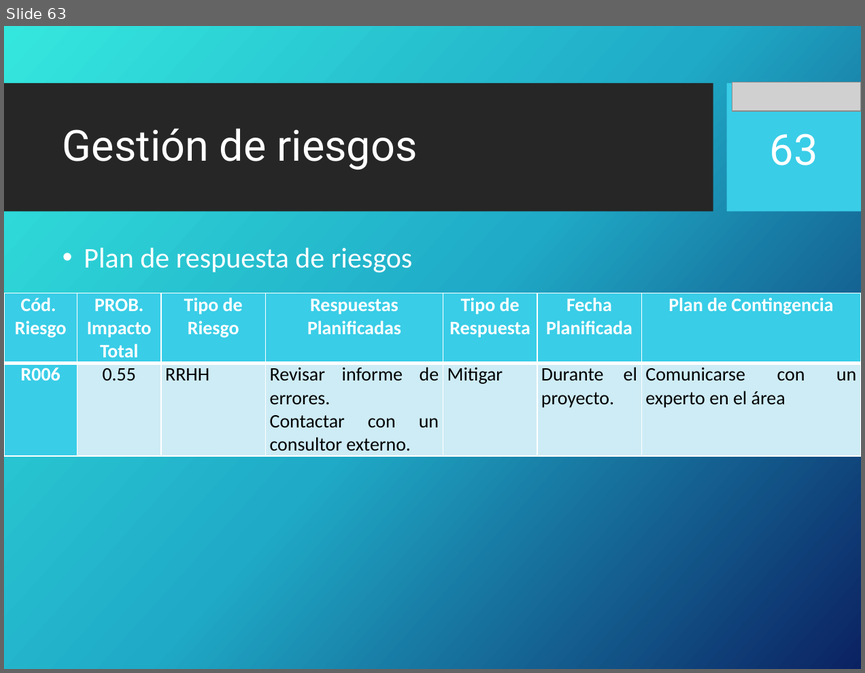
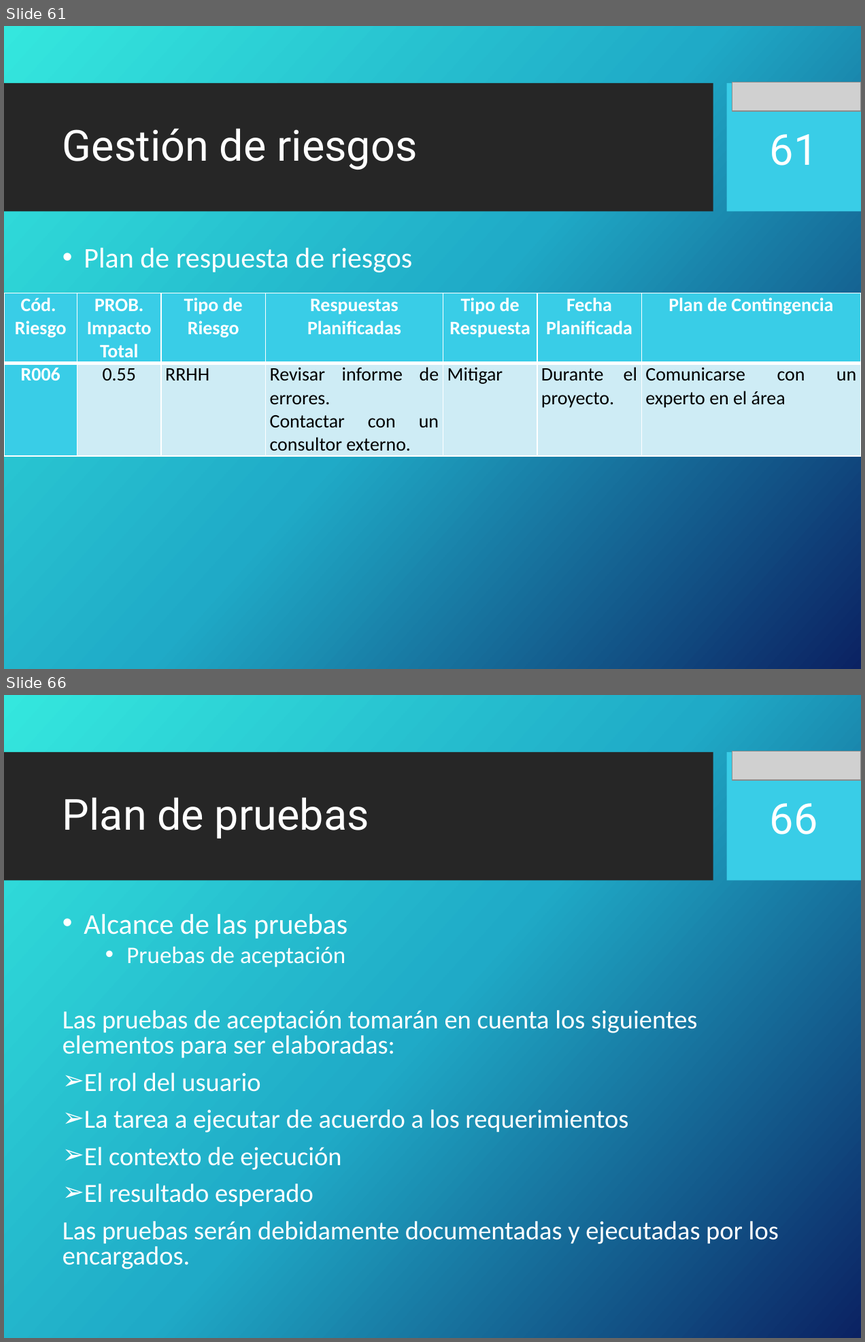
Before and after one commit to portafolio2016/hipocrates, a slide deck: docs/plan-de-proyecto/ppt-iteracion1.pptx. Shown one above the other, each under a label of ours: slide 63 before the commit, slides 61 and 66 after it; the slides between them are not shown. The pictures are 865x673 and 865x1342 pixels, drawn with LibreOffice and Linux fonts; fonts in the diff are those of the drawing; grey boxes stand for pictures; background and template pictures are left out. Boxes give left, top, right and bottom in pixels: in the first picture for what was removed or moved away, otherwise in the second. Text is boxed around its words. In the diff, an @@ line names an element or a change of style, - is before the commit and + after.

```diff
--- a/docs/plan-de-proyecto/ppt-iteracion1.pptx
+++ b/docs/plan-de-proyecto/ppt-iteracion1.pptx
@@ slide 66 added at bbox=[4, 695, 861, 1338], background picture (left out); not listed: 2 template elements that a slide beside it also shows @@
@@ picture added at bbox=[732, 751, 861, 781] @@
@@ title added at bbox=[62, 797, 369, 838], 36 pt, text #FFFFFF @@
+Plan de pruebas
@@ page number added at bbox=[770, 803, 818, 834], 36 pt, text #FFFFFF @@
+66
@@ text added at bbox=[62, 914, 779, 1269], 22 pt, text #FFFFFF @@
+• Alcance de las pruebas
+  • Pruebas de aceptación
+Las pruebas de aceptación tomarán en cuenta los siguientes elementos para ser elaboradas:
+➢ El rol del usuario
+➢ La tarea a ejecutar de acuerdo a los requerimientos
+➢ El contexto de ejecución
+➢ El resultado esperado
+Las pruebas serán debidamente documentadas y ejecutadas por los encargados.
@@ what was slide 63 is now slide 61 @@
@@ page number at bbox=[770, 134, 818, 165]: text changed @@
-63
+61
```
Also in this commit, not shown: 1 slide changed, 23 other slides added, 3 slides removed.
